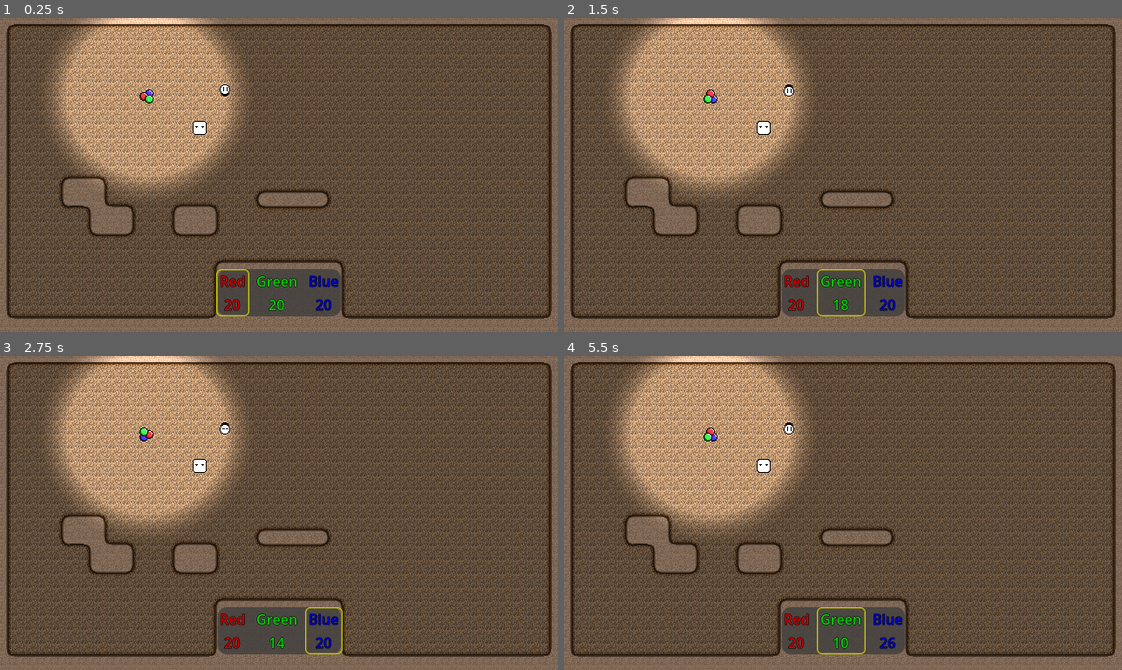
Above: before the commit, frames 1-4 (two rows, left to right).
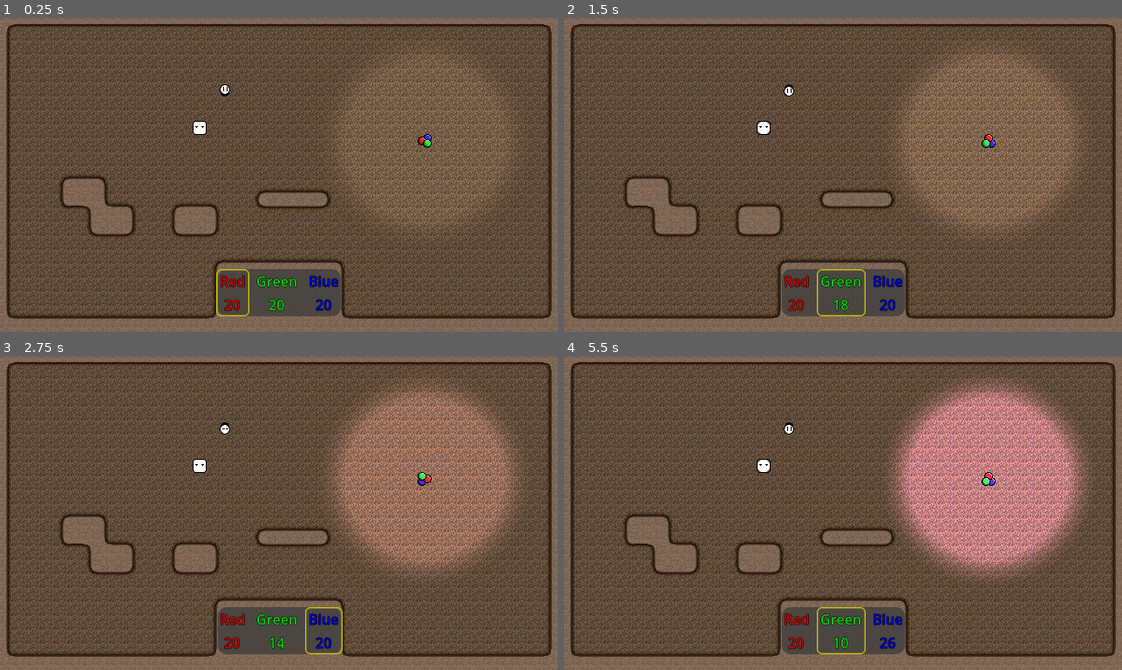
Above: after the commit, the same moments.

Repository: Degenerate-Games/shadows-below
Game: Godot game, scene res://scenes/sprite_Test.tscn
The game is run twice, just before and just after one commit, with the same random seed, the same clock (stepped at 60 frames per second) and the same inputs.
Inputs:
- Up to frame 1 (0.25 s): no input
- Up to frame 2 (1.5 s): hold L (mixing_ui_right) 0.53-1.28 s; hold K (mixing_ui_down) from 1.28 s (still down)
- Up to frame 3 (2.75 s): release K (mixing_ui_down) at 2.03 s; hold L (mixing_ui_right) from 2.03 s (still down)
- Up to frame 4 (5.5 s): release L (mixing_ui_right) at 2.78 s; hold I (mixing_ui_up) 2.78-3.53 s; hold J (mixing_ui_left) 3.53-5.03 s; hold K (mixing_ui_down) from 5.03 s (still down)

The runs differ from the first frame. In frame 1, 22% of the frame differs, in the area x 8-91%, y 0-66%; in frame 2, 29%; in frame 3, 30%; in frame 4, 32%, in the area x 8-94%, y 0-71%.

Commit message:
Update sprite_Test.tscn scene

Diff:
--- a/scenes/sprite_Test.tscn
+++ b/scenes/sprite_Test.tscn
@@ -1,85 +1,10 @@
-[gd_scene load_steps=40 format=3 uid="uid://1vullgdq6euv"]
-
-[ext_resource type="Texture2D" uid="uid://cf24sdexc2bd1" path="res://assets/sprites/shade_idle.png" id="1_g7wa0"]
+[gd_scene load_steps=29 format=3 uid="uid://1vullgdq6euv"]
+
 [ext_resource type="Texture2D" uid="uid://b0u655oc16fjh" path="res://assets/sprites/light1_idle.png" id="2_ju20j"]
 [ext_resource type="Texture2D" uid="uid://bsg68icdrfnn5" path="res://assets/sprites/light2_idle.png" id="3_2oxgm"]
 [ext_resource type="Texture2D" uid="uid://cngkh8xs6yovm" path="res://assets/levels/dirt/dirtLevel_Tilemap.png" id="4_01l63"]
 [ext_resource type="PackedScene" uid="uid://rfo2dnxunaxo" path="res://scenes/color_mixing_ui.tscn" id="5_3bj74"]
-
-[sub_resource type="AtlasTexture" id="AtlasTexture_j87w6"]
-atlas = ExtResource("1_g7wa0")
-region = Rect2(0, 0, 16, 16)
-
-[sub_resource type="AtlasTexture" id="AtlasTexture_rwtdb"]
-atlas = ExtResource("1_g7wa0")
-region = Rect2(16, 0, 16, 16)
-
-[sub_resource type="AtlasTexture" id="AtlasTexture_akdm2"]
-atlas = ExtResource("1_g7wa0")
-region = Rect2(32, 0, 16, 16)
-
-[sub_resource type="AtlasTexture" id="AtlasTexture_nmuaw"]
-atlas = ExtResource("1_g7wa0")
-region = Rect2(48, 0, 16, 16)
-
-[sub_resource type="AtlasTexture" id="AtlasTexture_k3ds7"]
-atlas = ExtResource("1_g7wa0")
-region = Rect2(64, 0, 16, 16)
-
-[sub_resource type="AtlasTexture" id="AtlasTexture_krqvv"]
-atlas = ExtResource("1_g7wa0")
-region = Rect2(80, 0, 16, 16)
-
-[sub_resource type="AtlasTexture" id="AtlasTexture_ucslg"]
-atlas = ExtResource("1_g7wa0")
-region = Rect2(96, 0, 16, 16)
-
-[sub_resource type="AtlasTexture" id="AtlasTexture_1r2rw"]
-atlas = ExtResource("1_g7wa0")
-region = Rect2(112, 0, 16, 16)
-
-[sub_resource type="SpriteFrames" id="SpriteFrames_kysi8"]
-animations = [{
-"frames": [{
-"duration": 1.0,
-"texture": SubResource("AtlasTexture_j87w6")
-}, {
-"duration": 1.0,
-"texture": SubResource("AtlasTexture_rwtdb")
-}, {
-"duration": 1.0,
-"texture": SubResource("AtlasTexture_akdm2")
-}, {
-"duration": 1.0,
-"texture": SubResource("AtlasTexture_nmuaw")
-}, {
-"duration": 1.0,
-"texture": SubResource("AtlasTexture_k3ds7")
-}, {
-"duration": 1.0,
-"texture": SubResource("AtlasTexture_krqvv")
-}, {
-"duration": 1.0,
-"texture": SubResource("AtlasTexture_ucslg")
-}, {
-"duration": 1.0,
-"texture": SubResource("AtlasTexture_1r2rw")
-}],
-"loop": true,
-"name": &"idle",
-"speed": 8.0
-}]
-
-[sub_resource type="Gradient" id="Gradient_vovoo"]
-offsets = PackedFloat32Array(0.506494, 0.688312)
-colors = PackedColorArray(1, 1, 1, 1, 0.329412, 0.329412, 0.329412, 0)
-
-[sub_resource type="GradientTexture2D" id="GradientTexture2D_kb45o"]
-gradient = SubResource("Gradient_vovoo")
-width = 256
-height = 256
-fill = 1
-fill_from = Vector2(0.5, 0.5)
+[ext_resource type="PackedScene" uid="uid://b0no58d1y44c4" path="res://scenes/player.tscn" id="6_oc0o4"]
 
 [sub_resource type="AtlasTexture" id="AtlasTexture_2wwx5"]
 atlas = ExtResource("2_ju20j")
@@ -457,20 +382,8 @@
 
 [node name="Node2D" type="Node2D"]
 
-[node name="Player" type="Node2D" parent="."]
-position = Vector2(168, 90)
-
-[node name="AnimatedSprite2D" type="AnimatedSprite2D" parent="Player"]
-z_index = 2
-texture_filter = 1
-sprite_frames = SubResource("SpriteFrames_kysi8")
-animation = &"idle"
-autoplay = "idle"
-frame_progress = 0.539326
-metadata/_edit_lock_ = true
-
-[node name="PointLight2D" type="PointLight2D" parent="Player"]
-texture = SubResource("GradientTexture2D_kb45o")
+[node name="Player" parent="." instance=ExtResource("6_oc0o4")]
+position = Vector2(487, 141)
 
 [node name="Light1" type="Node2D" parent="."]
 z_index = 1
@@ -513,5 +426,7 @@
 grow_horizontal = 2
 grow_vertical = 2
 
-[node name="ColorMixingUI" parent="UI" instance=ExtResource("5_3bj74")]
+[node name="ColorMixingUI" parent="UI" groups=["UI"] instance=ExtResource("5_3bj74")]
 layout_mode = 1
+
+[connection signal="color_changed" from="UI/ColorMixingUI" to="Player" method="_on_color_mixing_ui_color_changed"]
